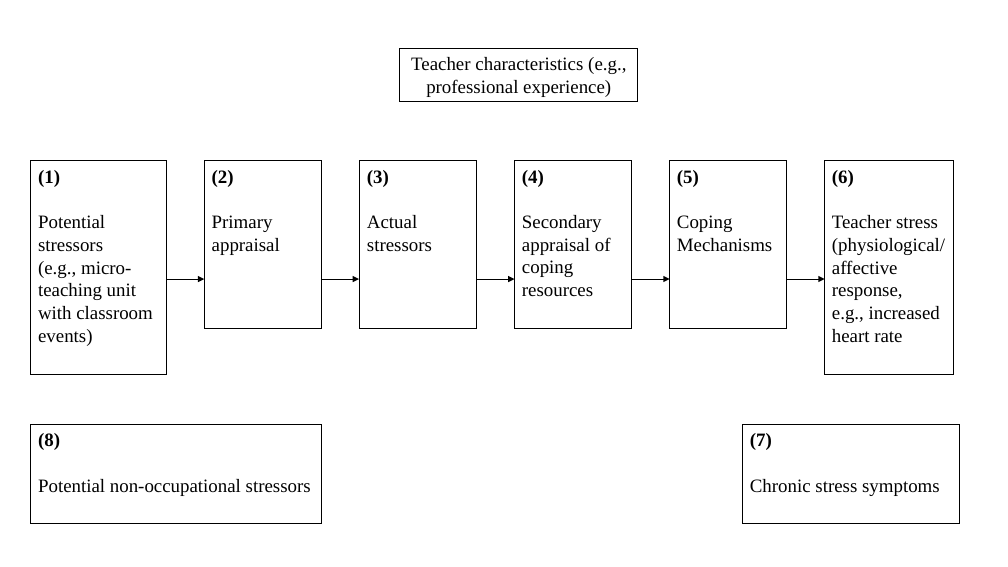
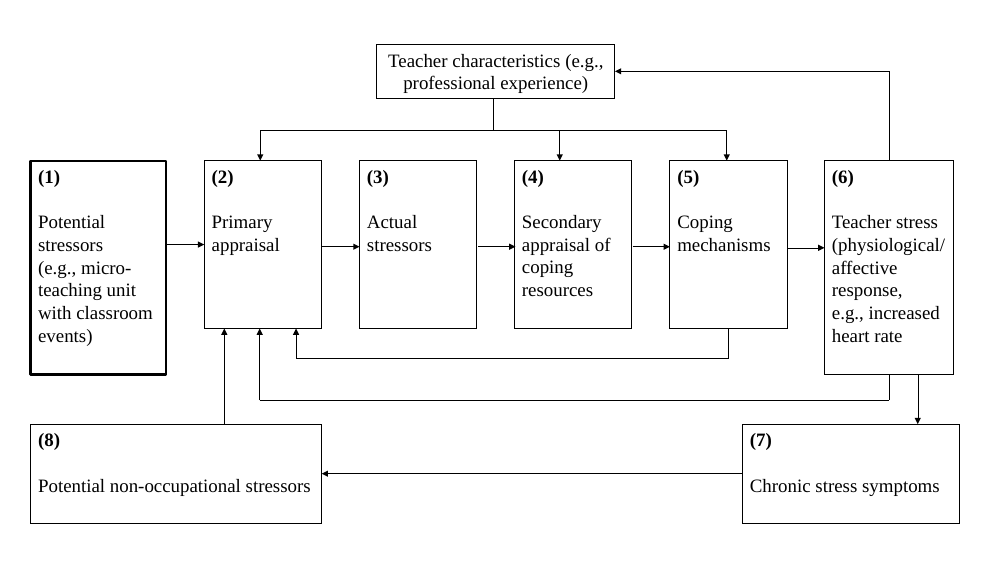
Before and after one commit to MandyKlatt/Mandy-PhD, a slide deck: slide 1 of 02_paper/02_study/02_fitbit paper/images/Model_Teacher_Stress_adapted.pptx. Drawn at 1008x567 pixels with LibreOffice and Linux fonts; fonts in the diff are those of the drawing. Boxes give left, top, right and bottom in pixels: in the first picture for what was removed or moved away, otherwise in the second. Text is boxed around its words. In the diff, an @@ line names an element or a change of style, - is before the commit and + after.

```diff
--- a/02_paper/02_study/02_fitbit paper/images/Model_Teacher_Stress_adapted.pptx
+++ b/02_paper/02_study/02_fitbit paper/images/Model_Teacher_Stress_adapted.pptx
@@ rectangle "Teacher characteristics (e.g., professional experience)" moved from (x1=400, y1=48, x2=638, y2=101) to (x1=377, y1=45, x2=616, y2=98) @@
@@ arrow added from (889, 71) to (615, 71), #000000 0.5 pt @@
@@ line added from (889, 71) to (889, 160), #000000 0.5 pt @@
@@ line added from (494, 98) to (494, 131), #000000 0.5 pt @@
@@ arrow added from (260, 131) to (260, 160), #000000 0.5 pt @@
@@ line added from (260, 131) to (727, 131), #000000 0.5 pt @@
@@ arrow added from (560, 131) to (560, 160), #000000 0.5 pt @@
@@ arrow added from (727, 131) to (727, 160), #000000 0.5 pt @@
@@ text in rectangle at (x1=677, y1=238, x2=770, y2=252): text changed @@
-Mechanisms
+mechanisms
@@ arrow moved from (167, 279) - (204, 279) to (167, 245) - (204, 245) @@
@@ 4 arrows moved together from (x1=321, y1=279, x2=825, y2=279) to (x1=322, y1=247, x2=825, y2=248) @@
@@ arrow added from (225, 424) to (225, 329), #000000 0.5 pt @@
@@ arrow added from (260, 400) to (260, 329), #000000 0.5 pt @@
@@ arrow added from (296, 358) to (296, 329), #000000 0.5 pt @@
@@ line added from (729, 329) to (729, 358), #000000 0.5 pt @@
@@ line added from (296, 358) to (729, 358), #000000 0.5 pt @@
@@ line added from (889, 374) to (889, 400), #000000 0.5 pt @@
@@ arrow added from (918, 374) to (918, 424), #000000 0.5 pt @@
@@ line added from (260, 400) to (889, 400), #000000 0.5 pt @@
@@ arrow added from (743, 474) to (321, 474), #000000 0.5 pt @@
```
Also in this commit, not shown: 2 other files.
